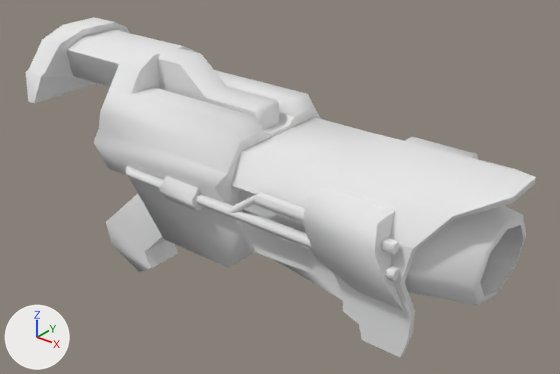
The OBJ model target/default/models/weapons/bfg/tris.obj as it was, and as the next commit left it.
Before and after are seen from a 50 mm camera at (24.0, -31.5, 40.5) aimed at (-2.1, 1.1, 20.3). Every picture has the same lights, and +X, +Y and +Z are marked at lower left. Where no turn or scale is listed for an object, it has been applied to the vertices.

Objects in the first picture: 'tris'.
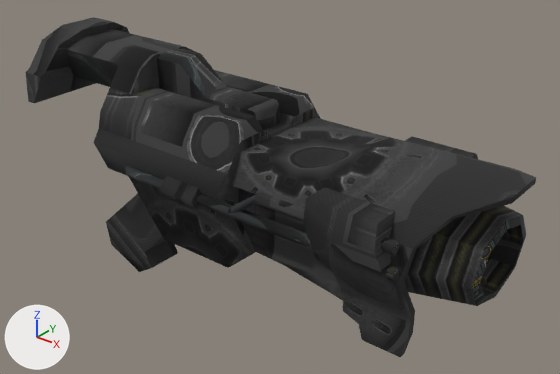
The change in detail:
Picture 'skin.tga' (img_skin_tga) is new.
Material 'skin' (mat_skin) is new.
Its texture is img_skin_tga.
Its roughness is 1.0.
me_tris has 365 vertices, 577 faces and spans x -18.8..12.9, y -5.4..5.2, z 11.3..28.0.
me_tris no longer uses material mat_material01 (white #e7e7e7).
me_tris now uses material mat_skin (picture img_skin_tga).

Location of each change, (x1, y1, x2, y2) in pixels of the pictures (560 x 374 px):
'tris', recoloured (white to black): (26, 17, 536, 357) in both
